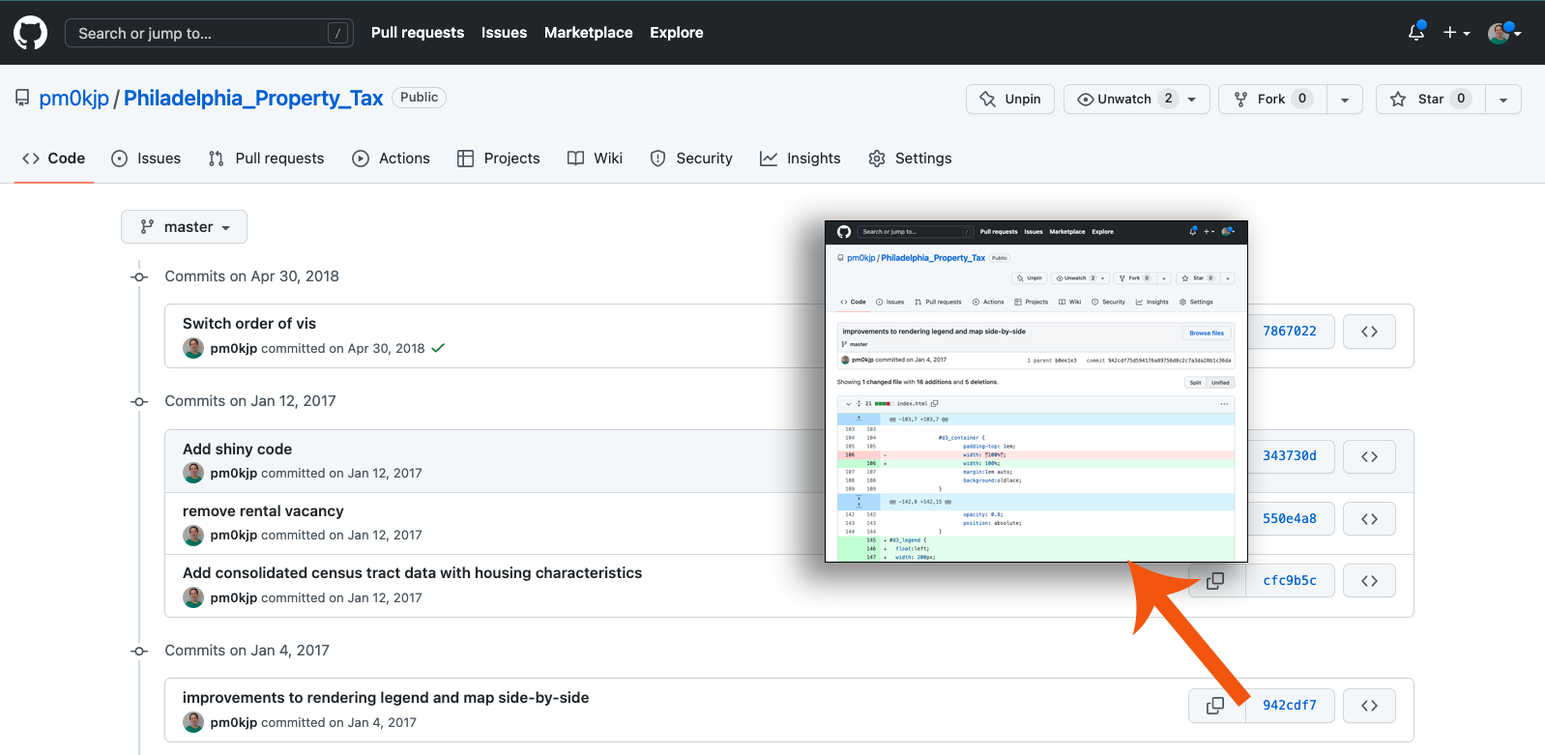
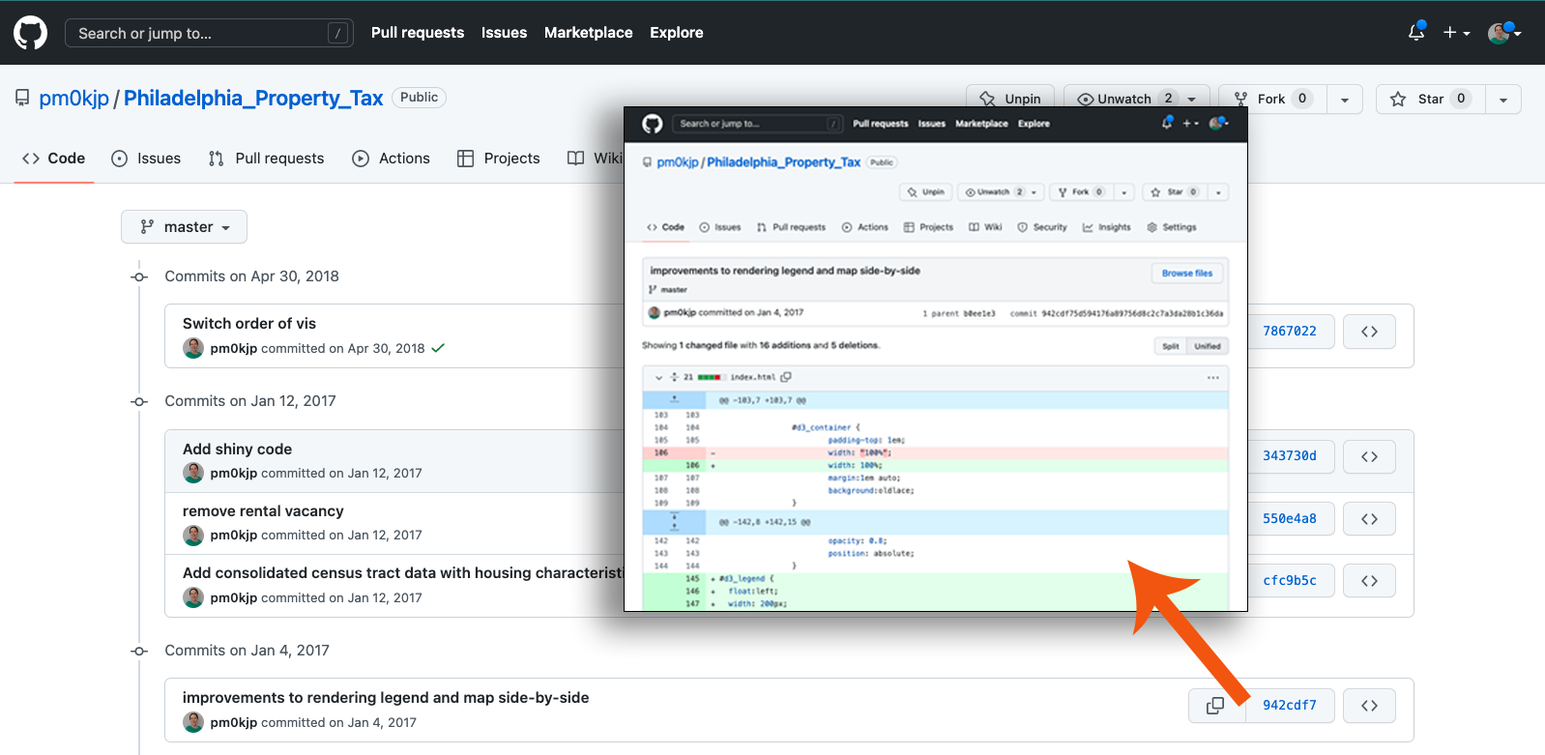
Layered file, before and after one edit (1545 x 755). Changes by layer:
painted on "Layer 2" over [623, 106, 1248, 612]
